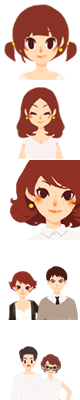
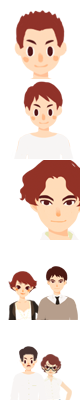
Revision of a layered w=80, h=400 image; what changed, layer by layer:
added layer "Layer 11" above "Layer 10" over [19, 160, 80, 240]
added layer "Layer 10" above "Layer 9" over [14, 81, 74, 159]
added layer "Layer 9" above "Group 1" over [14, 10, 68, 79]
hid "Layer 2" over [4, 4, 78, 80]
hid "Layer 1" over [16, 87, 65, 159]
hid "fm" over [9, 160, 80, 240]
